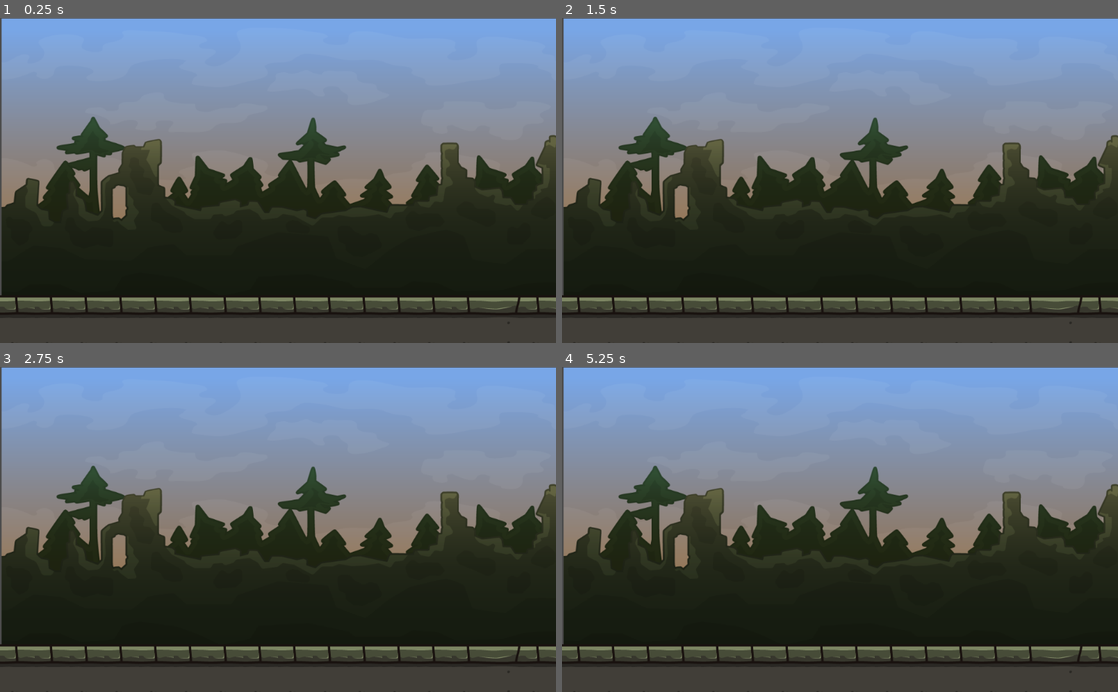
Above: before the commit, frames 1-4 (two rows, left to right).
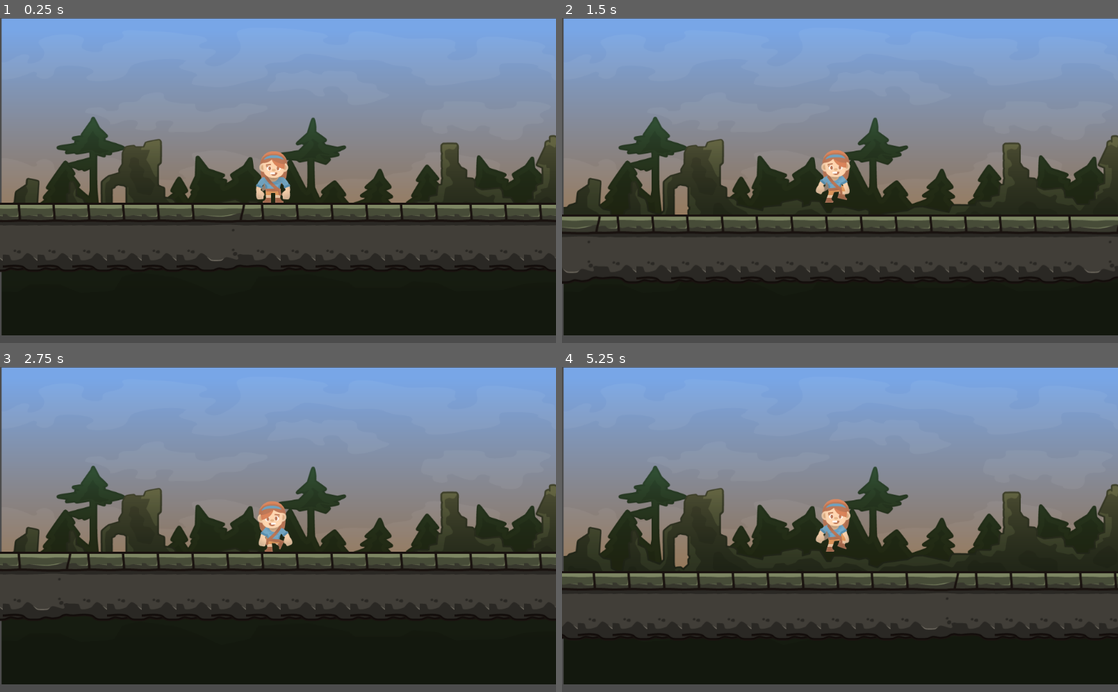
Above: after the commit, the same moments.

Repository: aadil1715/GameJam-Team15
Game: Godot game, scene res://Level1.tscn
The game is run twice, just before and just after one commit, with the same random seed, the same clock (stepped at 60 frames per second) and the same inputs.
Inputs:
- Up to frame 1 (0.25 s): no input
- Up to frame 2 (1.5 s): tap Enter at 0.5 s; hold Space (jump, bound only after the commit) 0.53-1.28 s; hold Right (move_right, bound only after the commit) from 0.53 s (still down); tap Space (jump, bound only after the commit) at 1.35 s
- Up to frame 3 (2.75 s): tap Space (jump, bound only after the commit) at 1.52, 1.82 s; release Right (move_right, bound only after the commit) at 2.03 s; hold Left (move_left, bound only after the commit) from 2.03 s (still down); hold Space (jump, bound only after the commit) from 2.03 s (still down)
- Up to frame 4 (5.25 s): release Left (move_left, bound only after the commit) at 2.78 s; release Space (jump, bound only after the commit) at 2.78 s; hold Right (move_right, bound only after the commit) 2.78-4.28 s; tap Space (jump, bound only after the commit) at 2.85, 3.02, 3.32, 4.35, 4.52, 4.82 s; hold Space (jump, bound only after the commit) 3.53-4.28 s; hold Left (move_left, bound only after the commit) 4.28-5.03 s; hold Right (move_right, bound only after the commit) from 5.03 s (still down); hold Space (jump, bound only after the commit) from 5.03 s (still down)

The runs differ from the first frame. In frame 1, 23% of the frame differs, in the area x 0-100%, y 41-100%; in frame 2, 24%; in frame 3, 23%; in frame 4, 24%, in the area x 0-100%, y 40-100%.

Commit message:
Added charater animation

Diff:
--- /dev/null
+++ b/Actor.gd
@@ -0,0 +1,14 @@
+extends KinematicBody2D
+class_name Actor
+
+
+const FLOOR_NORMAL: = Vector2.UP
+
+export var speed: = Vector2(400.0, 500.0)
+export var gravity: = 3500.0
+
+var _velocity: = Vector2.ZERO
+
+
+func _physics_process(delta: float) -> void:
+	_velocity.y += gravity * delta
--- /dev/null
+++ b/Avenger.gd
@@ -0,0 +1,56 @@
+extends Actor
+
+
+export var stomp_impulse: = 600.0
+
+
+func _on_StompDetector_area_entered(area: Area2D) -> void:
+	_velocity = calculate_stomp_velocity(_velocity, stomp_impulse)
+
+
+
+
+
+func _physics_process(delta: float) -> void:
+	var is_jump_interrupted: = Input.is_action_just_released("jump") and _velocity.y < 0.0
+	var direction: = get_direction()
+	if Input.is_action_pressed("move_right"):
+		$Sprite.flip_h = false
+		$AnimationPlayer.play("walk")
+	elif Input.is_action_pressed("move_left"):
+		$Sprite.flip_h = true
+		$AnimationPlayer.play("walk")
+	else:
+		$AnimationPlayer.play("idle")
+	_velocity = calculate_move_velocity(_velocity, direction, speed, is_jump_interrupted)
+	var snap: Vector2 = Vector2.DOWN * 60.0 if direction.y == 0.0 else Vector2.ZERO
+	_velocity = move_and_slide_with_snap(
+		_velocity, snap, FLOOR_NORMAL, true
+	)
+
+
+func get_direction() -> Vector2:
+	return Vector2(
+		Input.get_action_strength("move_right") - Input.get_action_strength("move_left"),
+		-Input.get_action_strength("jump") if is_on_floor() and Input.is_action_just_pressed("jump") else 0.0
+	)
+
+
+func calculate_move_velocity(
+		linear_velocity: Vector2,
+		direction: Vector2,
+		speed: Vector2,
+		is_jump_interrupted: bool
+	) -> Vector2:
+	var velocity: = linear_velocity
+	velocity.x = speed.x * direction.x
+	if direction.y != 0.0:
+		velocity.y = speed.y * direction.y
+	if is_jump_interrupted:
+		velocity.y = 0.0
+	return velocity
+
+
+func calculate_stomp_velocity(linear_velocity: Vector2, stomp_impulse: float) -> Vector2:
+	var stomp_jump: = -speed.y if Input.is_action_pressed("jump") else -stomp_impulse
+	return Vector2(linear_velocity.x, stomp_jump)
--- /dev/null
+++ b/Avenger.tscn
@@ -0,0 +1,62 @@
+[gd_scene load_steps=6 format=2]
+
+[ext_resource path="res://assets/Sprite/character_femaleAdventurer_sheet.png" type="Texture" id=1]
+[ext_resource path="res://Avenger.gd" type="Script" id=2]
+
+[sub_resource type="CapsuleShape2D" id=1]
+radius = 25.0
+height = 46.0
+
+[sub_resource type="Animation" id=3]
+resource_name = "idle"
+tracks/0/type = "value"
+tracks/0/path = NodePath("Sprite:frame")
+tracks/0/interp = 1
+tracks/0/loop_wrap = true
+tracks/0/imported = false
+tracks/0/enabled = true
+tracks/0/keys = {
+"times": PoolRealArray( 0 ),
+"transitions": PoolRealArray( 1 ),
+"update": 1,
+"values": [ 0 ]
+}
+
+[sub_resource type="Animation" id=2]
+resource_name = "walk"
+length = 0.6
+loop = true
+tracks/0/type = "value"
+tracks/0/path = NodePath("Sprite:frame")
+tracks/0/interp = 1
+tracks/0/loop_wrap = true
+tracks/0/imported = false
+tracks/0/enabled = true
+tracks/0/keys = {
+"times": PoolRealArray( 0, 0.1, 0.2, 0.3, 0.4, 0.5, 0.6 ),
+"transitions": PoolRealArray( 1, 1, 1, 1, 1, 1, 1 ),
+"update": 1,
+"values": [ 0, 37, 38, 39, 41, 43, 0 ]
+}
+
+[node name="KinematicBody2D" type="KinematicBody2D"]
+script = ExtResource( 2 )
+
+[node name="Camera2D" type="Camera2D" parent="."]
+offset = Vector2( 9, 0 )
+current = true
+
+[node name="Sprite" type="Sprite" parent="."]
+position = Vector2( 0, -23 )
+texture = ExtResource( 1 )
+hframes = 9
+vframes = 5
+
+[node name="CollisionShape2D" type="CollisionShape2D" parent="."]
+visible = false
+position = Vector2( 1, -7 )
+shape = SubResource( 1 )
+
+[node name="AnimationPlayer" type="AnimationPlayer" parent="."]
+anims/idle = SubResource( 3 )
+anims/walk = SubResource( 2 )
--- a/Level1.tscn
+++ b/Level1.tscn
@@ -1,7 +1,11 @@
-[gd_scene load_steps=4 format=2]
+[gd_scene load_steps=6 format=2]
 
 [ext_resource path="res://assets/Background/Background_01.png" type="Texture" id=1]
 [ext_resource path="res://assets/Platformer/Ground_11.png" type="Texture" id=2]
+[ext_resource path="res://Avenger.tscn" type="PackedScene" id=3]
+
+[sub_resource type="ConvexPolygonShape2D" id=2]
+points = PoolVector2Array( 128, 128, 0, 128, 0, 0, 128, 0 )
 
 [sub_resource type="TileSet" id=1]
 0/name = "Ground_11.png 0"
@@ -14,9 +18,16 @@
 0/navigation_offset = Vector2( 0, 0 )
 0/shape_offset = Vector2( 0, 0 )
 0/shape_transform = Transform2D( 1, 0, 0, 1, 0, 0 )
+0/shape = SubResource( 2 )
 0/shape_one_way = false
-0/shape_one_way_margin = 0.0
-0/shapes = [  ]
+0/shape_one_way_margin = 1.0
+0/shapes = [ {
+"autotile_coord": Vector2( 0, 0 ),
+"one_way": false,
+"one_way_margin": 1.0,
+"shape": SubResource( 2 ),
+"shape_transform": Transform2D( 1, 0, 0, 1, 0, 0 )
+} ]
 0/z_index = 0
 
 [node name="Level1" type="Node2D"]
@@ -33,4 +44,7 @@
 [node name="TileMap" type="TileMap" parent="."]
 tile_set = SubResource( 1 )
 format = 1
-tile_data = PoolIntArray( 524288, 0, 0, 524289, 0, 0, 524290, 0, 0, …(323 unchanged characters)…
+tile_data = PoolIntArray( 589816, 0, 0, 589817, 0, 0, 589818, 0, 0, 589819, 0, 0, 589820, 0, 0, 589821, 0, 0, 589822, 0, 0, 524288, 0, 0, 524289, 0, 0, 524290, 0, 0, …(323 unchanged characters)…
+
+[node name="KinematicBody2D" parent="." instance=ExtResource( 3 )]
+position = Vector2( 51, 482 )
--- a/project.godot
+++ b/project.godot
@@ -8,11 +8,43 @@
 
 config_version=4
 
+_global_script_classes=[ {
+"base": "KinematicBody2D",
+"class": "Actor",
+"language": "GDScript",
+"path": "res://Actor.gd"
+} ]
+_global_script_class_icons={
+"Actor": ""
+}
+
 [application]
 
 config/name="New Folder"
 run/main_scene="res://Level1.tscn"
 config/icon="res://icon.png"
+
+[input]
+
+move_left={
+"deadzone": 0.5,
+"events": [ Object(InputEventKey,"resource_local_to_scene":false,"resource_name":"","device":0,"alt":false,"shift":false,"control":false,"meta":false,"command":false,"pressed":false,"scancode":16777231,"physical_scancode":0,"unicode":0,"echo":false,"script":null)
+, Object(InputEventKey,"resource_local_to_scene":false,"resource_name":"","device":0,"alt":false,"shift":false,"control":false,"meta":false,"command":false,"pressed":false,"scancode":65,"physical_scancode":0,"unicode":0,"echo":false,"script":null)
+ ]
+}
+move_right={
+"deadzone": 0.5,
+"events": [ Object(InputEventKey,"resource_local_to_scene":false,"resource_name":"","device":0,"alt":false,"shift":false,"control":false,"meta":false,"command":false,"pressed":false,"scancode":16777233,"physical_scancode":0,"unicode":0,"echo":false,"script":null)
+, Object(InputEventKey,"resource_local_to_scene":false,"resource_name":"","device":0,"alt":false,"shift":false,"control":false,"meta":false,"command":false,"pressed":false,"scancode":68,"physical_scancode":0,"unicode":0,"echo":false,"script":null)
+ ]
+}
+jump={
+"deadzone": 0.5,
+"events": [ Object(InputEventKey,"resource_local_to_scene":false,"resource_name":"","device":0,"alt":false,"shift":false,"control":false,"meta":false,"command":false,"pressed":false,"scancode":32,"physical_scancode":0,"unicode":0,"echo":false,"script":null)
+, Object(InputEventKey,"resource_local_to_scene":false,"resource_name":"","device":0,"alt":false,"shift":false,"control":false,"meta":false,"command":false,"pressed":false,"scancode":87,"physical_scancode":0,"unicode":0,"echo":false,"script":null)
+, Object(InputEventKey,"resource_local_to_scene":false,"resource_name":"","device":0,"alt":false,"shift":false,"control":false,"meta":false,"command":false,"pressed":false,"scancode":16777232,"physical_scancode":0,"unicode":0,"echo":false,"script":null)
+ ]
+}
 
 [physics]
 
